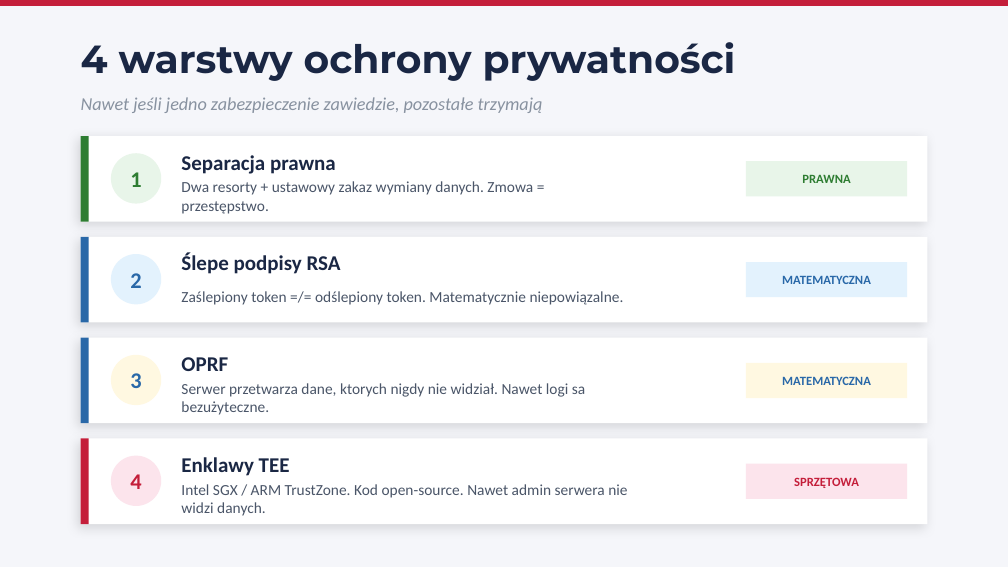
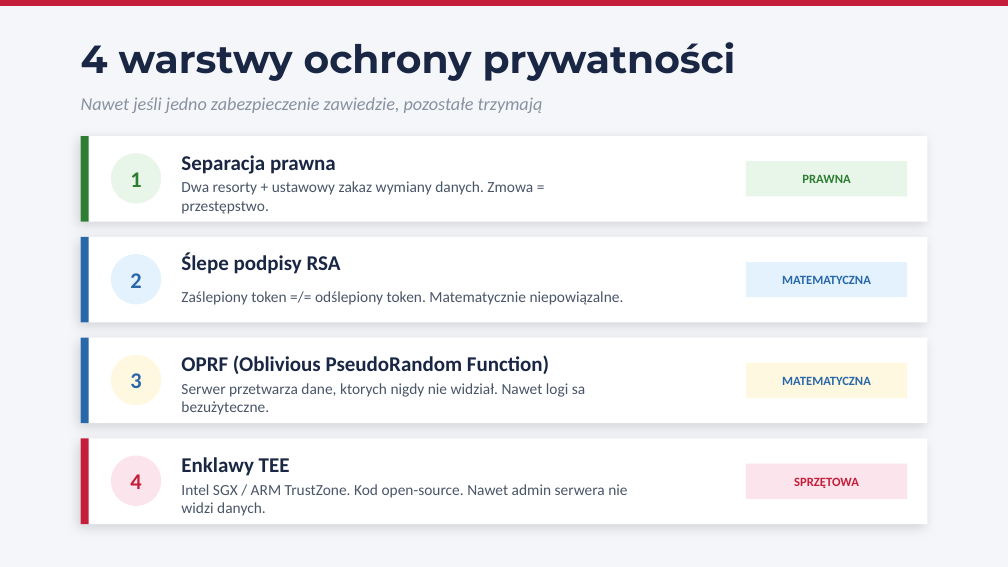
Before and after one commit to Inner-Savages/BKIHack2026, a slide deck: slide 6 of prezentacja.pptx. Drawn at 1008x567 pixels with LibreOffice and Linux fonts; fonts in the diff are those of the drawing. Boxes give left, top, right and bottom in pixels: in the first picture for what was removed or moved away, otherwise in the second. Text is boxed around its words. In the diff, an @@ line names an element or a change of style, - is before the commit and + after.

```diff
--- a/prezentacja.pptx
+++ b/prezentacja.pptx
@@ text at box(181, 355, 549, 374): text changed @@
-OPRF
+OPRF (Oblivious PseudoRandom Function)
```
Also in this commit, not shown: 5 other slides changed, 1 slide added.
